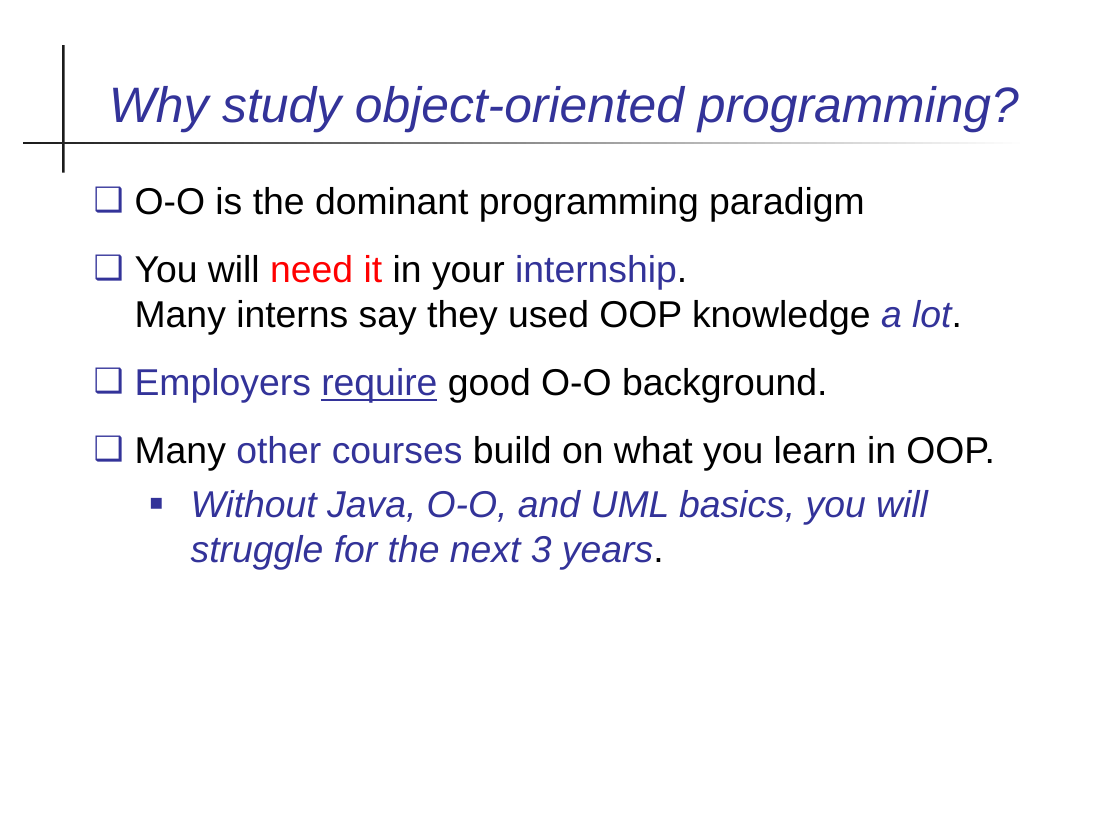
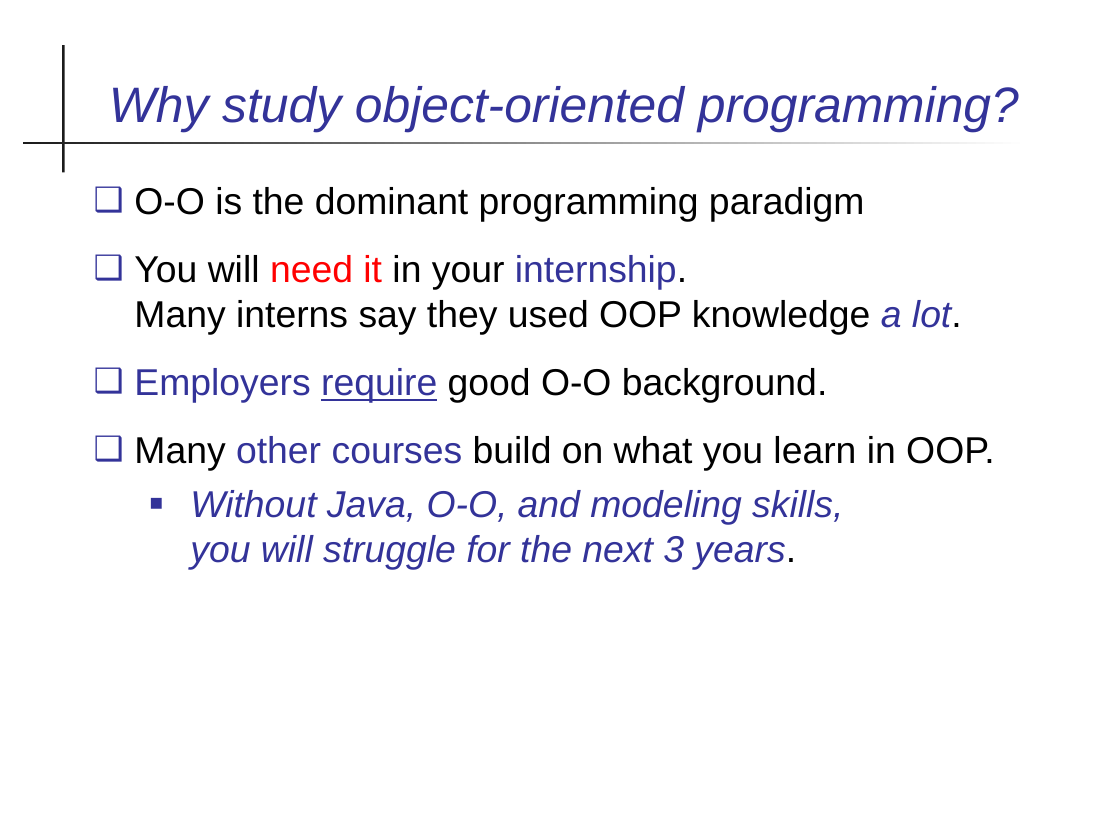
Before and after one commit to skeoop/skeoop.github.io, a slide deck: slide 2 of week1/0a-Introduction-to-Course.ppt. Drawn at 1120x840 pixels with LibreOffice and Linux fonts; fonts in the diff are those of the drawing. Boxes give left, top, right and bottom in pixels: in the first picture for what was removed or moved away, otherwise in the second. Text is boxed around its words. In the diff, an @@ line names an element or a change of style, - is before the commit and + after.

```diff
--- a/week1/0a-Introduction-to-Course.ppt
+++ b/week1/0a-Introduction-to-Course.ppt
@@ text at (x1=190, y1=490, x2=843, y2=570): text changed @@
-  ■ Without Java, O-O, and UML basics, you will struggle for the next 3 years.
+  ■ Without Java, O-O, and modeling skills,
+    you will struggle for the next 3 years.
```
Also in this commit, not shown: 10 other slides changed, 8 other files.
